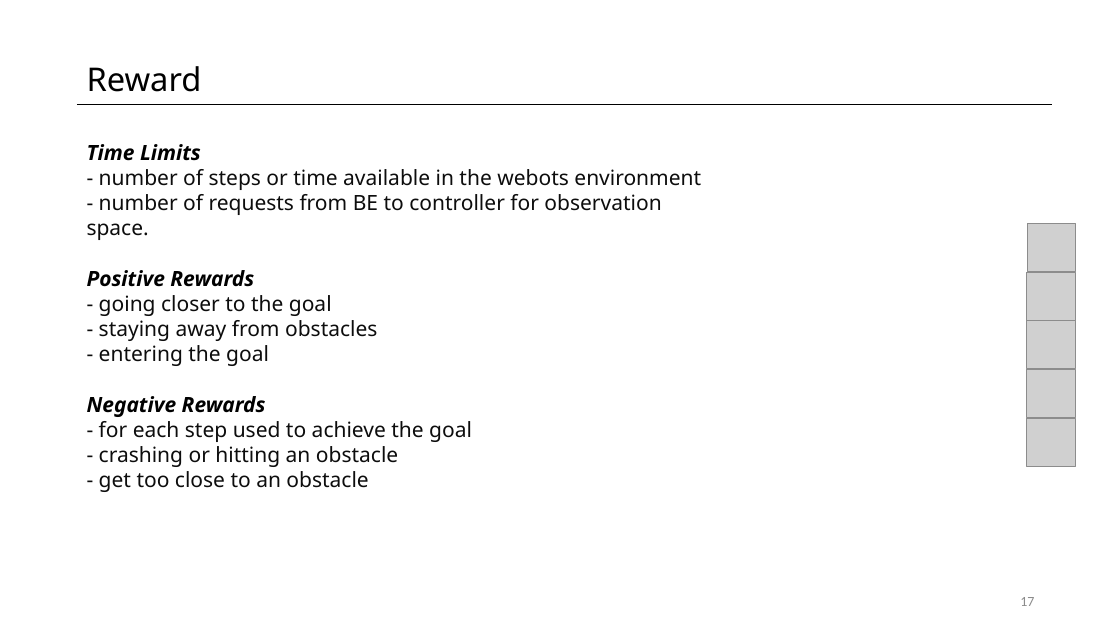
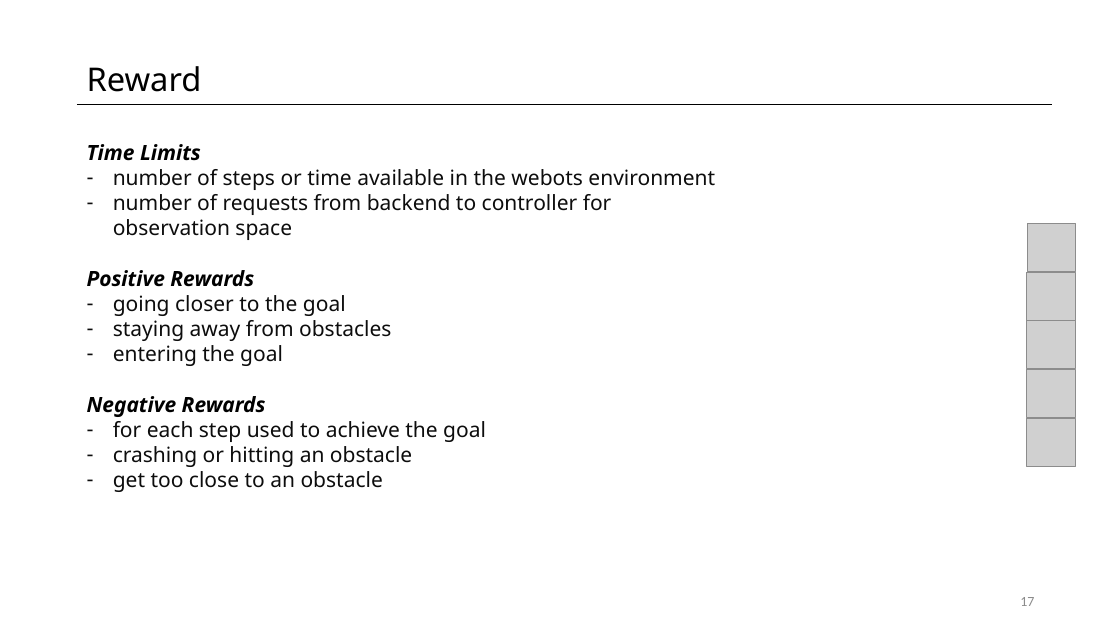
Before and after one commit to fpedd/ees-pees, a slide deck: slide 17 of orga/milestone_presentations/MP2.pptx. Drawn at 1120x630 pixels with LibreOffice and Linux fonts; fonts in the diff are those of the drawing; grey boxes stand for pictures. Boxes give left, top, right and bottom in pixels: in the first picture for what was removed or moved away, otherwise in the second. Text is boxed around its words. In the diff, an @@ line names an element or a change of style, - is before the commit and + after.

```diff
--- a/orga/milestone_presentations/MP2.pptx
+++ b/orga/milestone_presentations/MP2.pptx
@@ text at [113, 169, 715, 240]: text changed @@
-- number of steps or time available in the webots environment
-- number of requests from BE to controller for observation space.
+– number of steps or time available in the webots environment
+– number of requests from backend to controller for observation space
@@ text at [113, 295, 391, 366]: text changed @@
-- going closer to the goal
-- staying away from obstacles
-- entering the goal
+– going closer to the goal
+– staying away from obstacles
+– entering the goal
@@ text at [113, 421, 486, 488]: text changed @@
-- for each step used to achieve the goal
-- crashing or hitting an obstacle
-- get too close to an obstacle
+– for each step used to achieve the goal
+– crashing or hitting an obstacle
+– get too close to an obstacle
```
Also in this commit, not shown: 9 other slides changed.
